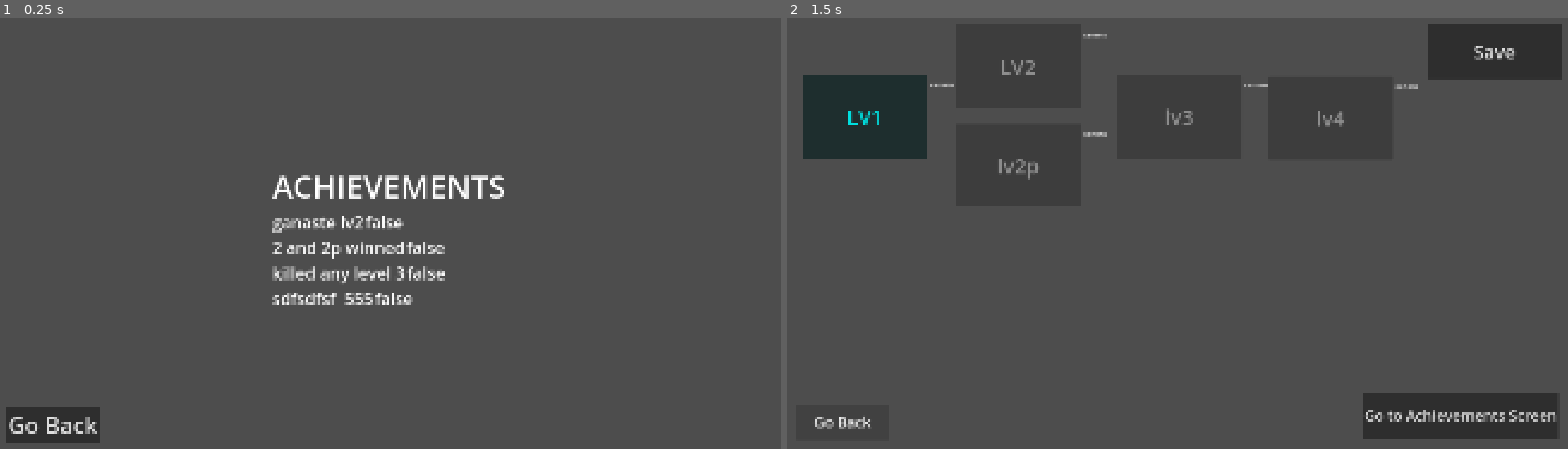
Above: before the commit, frames 1-2 (left to right).
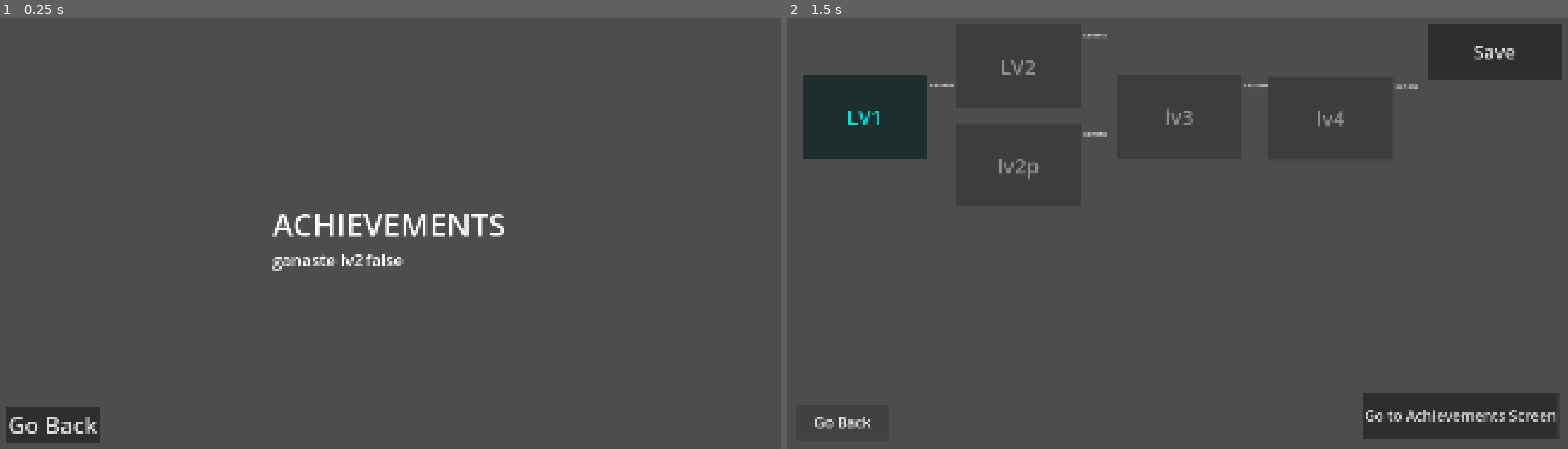
Above: after the commit, the same moments.

Repository: diablohumastudio/NvC-Data-Systems
Game: Godot game, scene res://screens/achievements_scr/achievements_scr.tscn
Two runs of this game, one before a commit and one after it. Both use one fixed random seed, a clock stepped at 60 frames per second and the inputs below. This scene is started directly instead of the project's main scene.
Inputs:
- Up to frame 1 (0.25 s): no input
- Up to frame 2 (1.5 s): tap Enter at 0.5 s; click "Go Back" at 1.25 s

The runs differ from the first frame. In frame 1, 3.0% of the frame differs, in the area x 34-65%, y 36-67%; in frame 2, nothing differs.
Error before the commit: Invalid access to property or key 'ud_achievements' on a base object of type 'Nil'. (res://data/achievements/model/achievement.gd:13)
Error after the commit: Parse Error: Could not find type "UDAlly" in the current scope. (res://global_systems/user_data_system/data_files_loader.gd:23)

Commit message:
DataFilesLoader new functions create_ud_allies_from_res_files for allies system, and get_achiev_from_res_file_by_id for not opening every achievement everytime we need one

Diff:
--- a/data/achievements/model/achievement.gd
+++ b/data/achievements/model/achievement.gd
@@ -1,11 +1,13 @@
 class_name Achievement extends Resource
 
-enum IDs {AchievCompLv2, AchievCompLv2and2p, AchievEnemKillTot5, AchievEnemKillAnyLev3}
+enum IDs {achiv_compl_lv_2, achiv_compl_lv_2_and_2p, achiv_enem_kill_any_level_3, achiv_enem_kill_tot_5}
 
 @export var id: IDs
+
 @export var achievement_name: String
 @export var description: String
 @export var reward: int
+
 @export var ud_achievement: UDAchievement : set = _set_ud_achievement
 
 func _set_ud_achievement(new_value:UDAchievement) -> void:
--- a/global_systems/user_data_system/data_files_loader.gd
+++ b/global_systems/user_data_system/data_files_loader.gd
@@ -20,15 +20,40 @@
 		_ud_levels.append(ud_level.duplicate())
 	return _ud_levels
 
+static func create_ud_allies_from_res_files() -> Array[UDAlly]:
+	var _ud_allies: Array[UDAlly]
+	var dir := DirAccess.open("res://data/ud_allies/data/")
+	assert(dir != null, "Could not open folder")
+	dir.list_dir_begin()
+	for file: String in dir.get_files():
+		var ud_ally: UDAlly = load(dir.get_current_dir() + "/" + file)
+		_ud_allies.append(ud_ally.duplicate())
+	return _ud_allies
+
 static func get_achievements_from_res_files() -> Array[Achievement]:
 	var achievements: Array[Achievement]
 	var dir := DirAccess.open("res://data/achievements/data/")
 	assert(dir != null, "Could not open folder")
 	dir.list_dir_begin()
 	for file: String in dir.get_files():
-		var ud_level: Achievement = load(dir.get_current_dir() + "/" + file)
-		achievements.append(ud_level)
+		var achievement: Achievement = load(dir.get_current_dir() + "/" + file)
+		achievements.append(achievement)
 	return achievements
+
+static func get_achiev_from_res_file_by_id(id: Achievement.IDs) -> Achievement:
+	var achievement: Achievement = load("res://data/achievements/data/" + Achievement.IDs.keys()[id] + ".tres")
+	assert(achievement != null, "File not found in res://data/achievements/data/" + Achievement.IDs.keys()[id] + ".tres")
+	return achievement
+
+static func get_allies_from_res_files() -> Array[Ally]:
+	var allies: Array[Ally]
+	var dir := DirAccess.open("res://data/allies/data/")
+	assert(dir != null, "Could not open folder")
+	dir.list_dir_begin()
+	for file: String in dir.get_files():
+		var ally: Ally = load(dir.get_current_dir() + "/" + file)
+		allies.append(ally)
+	return allies
 
 static func get_conditions_from_res_files() -> Array[Condition]:
 	var conds: Array[Condition]
--- a/screens/achievements_achieved_presenter_singleton/achievements_achieved_presenter.gd
+++ b/screens/achievements_achieved_presenter_singleton/achievements_achieved_presenter.gd
@@ -14,12 +14,10 @@
 			ud_chivement.achieved.connect(_on_ud_achievement_achieved)
 
 func _on_ud_achievement_achieved(id: Achievement.IDs):
-	var achievements: Array[Achievement] = DataFilesLoader.get_achievements_from_res_files()
+	var achievement = DataFilesLoader.get_achiev_from_res_file_by_id(id)
 	var new_achivement_achieved_presenter: AchievementAchievedPresenter
-	for achivement in achievements:
-		if achivement.id == id:
-			new_achivement_achieved_presenter = load("res://screens/achievements_achieved_presenter_singleton/achievement_achieved_presenter/achievement_achieved_presenter.tscn").instantiate()
-			new_achivement_achieved_presenter.achievement = achivement
-			%AchievementsContainer.add_child(new_achivement_achieved_presenter)
+	new_achivement_achieved_presenter = load("res://screens/achievements_achieved_presenter_singleton/achievement_achieved_presenter/achievement_achieved_presenter.tscn").instantiate()
+	%AchievementsContainer.add_child(new_achivement_achieved_presenter)
+	new_achivement_achieved_presenter.achievement = achievement
 	await get_tree().create_timer(1.5).timeout
 	new_achivement_achieved_presenter.queue_free()
